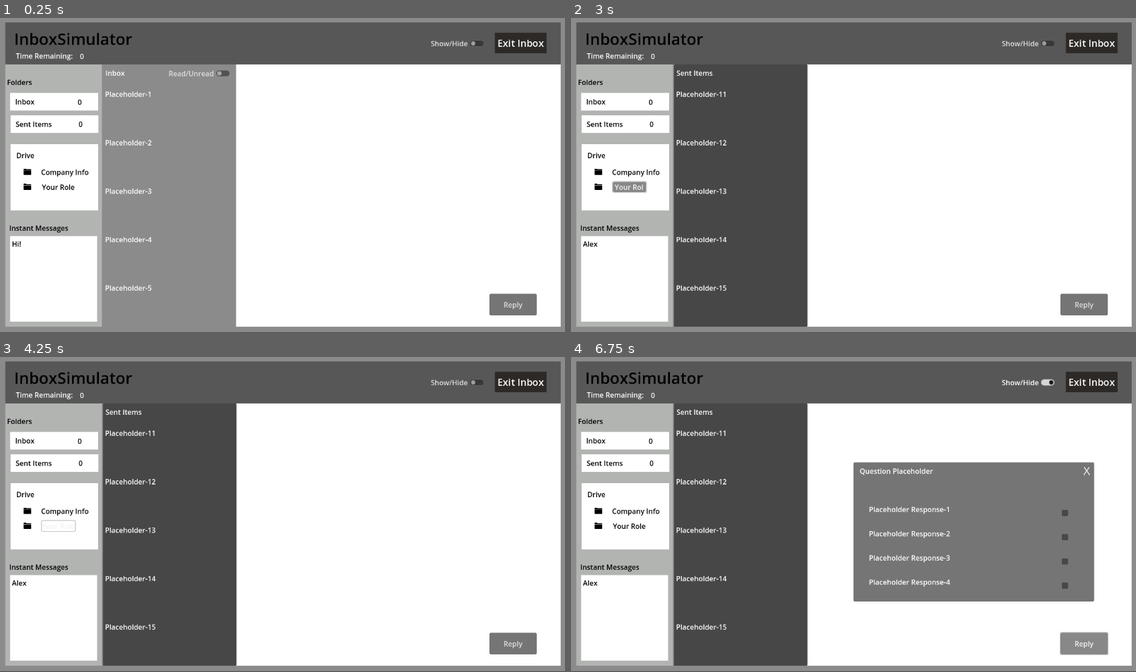
Above: before the commit, frames 1-4 (two rows, left to right).
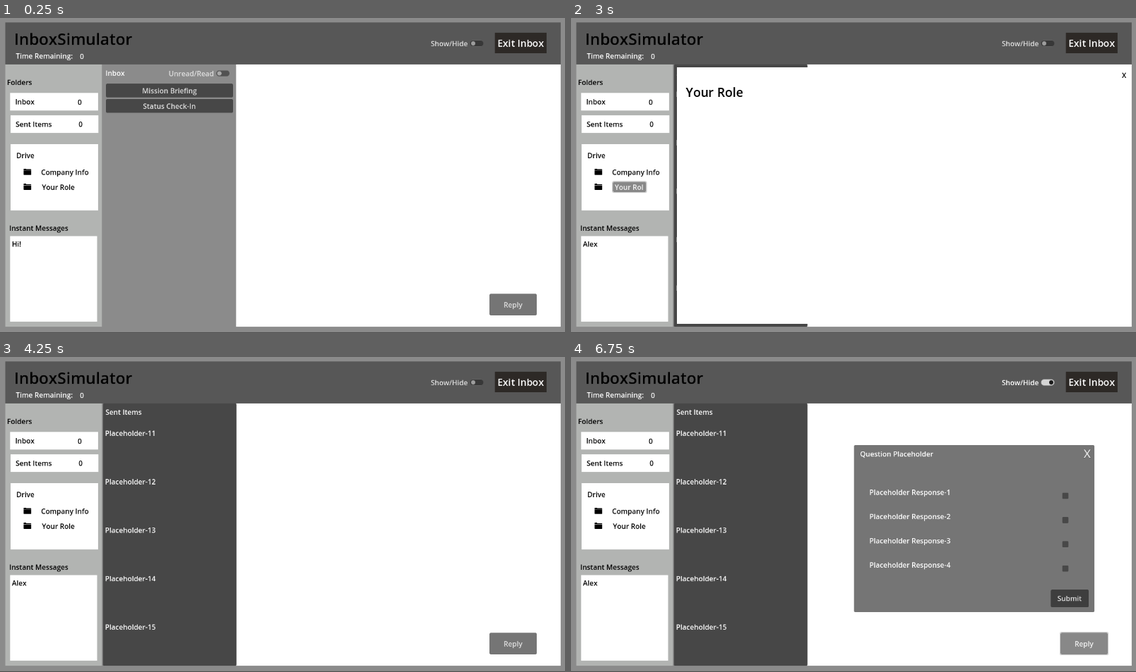
Above: after the commit, the same moments.

Repository: NMurphyGSU/InboxSimulator
Game: Godot game, scene res://inbox.tscn
Same seed, same stepped clock (60 frames per second), same inputs: the game is played once before the commit and once after it. This scene is started directly instead of the project's main scene.
Inputs (mouse positions are in pixels of both pictures, inside the frame that each line leads up to):
- Up to frame 1 (0.25 s): no input
- Up to frame 2 (3 s): click (621, 279) at 0.52 s; type "Alex" at 0.6 s; click "Inbox" at 1.25 s; click "Sent Items" at 2 s; click "Your Role" at 2.75 s
- Up to frame 3 (4.25 s): click (553, 413) at 3.5 s, where only the run after the commit has a clickable "X"
- Up to frame 4 (6.75 s): click "Show/Hide" at 4.25 s; click "Company Info" at 5 s; click "X" at 5.75 s; click "Reply" at 6.5 s

The runs differ from the first frame. In frame 1, 2.3% of the frame differs, in the area x 18-42%, y 16-87%; in frame 2, 19%, in the area x 18-99%, y 15-98%; in frame 3, 0.1%; in frame 4, 5.5%.

Commit message:
Started on the JSON integration. Had to do a lot of research here as I have never used JSON before. Email population has started and it seems to be going well. 5.5 hours today.

Diff:
--- a/inbox-simulator/InboxScene.gd
+++ b/inbox-simulator/InboxScene.gd
@@ -1,23 +1,82 @@
 extends Node2D
 
+var json_path = "res://emails.json" #still need to create the JSON file for the emails, so placeholder
+
+var emails: Array = []
 
 # Called when the node enters the scene tree for the first time.
-func _ready() -> void:
-	$Unread_Messages.visible = false
-	$Read_Messages.visible = true
+func _ready():
+	$Read_Messages.visible = false
+	$Unread_Messages.visible = true
 	$Response.visible = false
 	$Answer.visible = false
-	$Read_Messages.visible = true
-	$Unread_Messages.visible = false
-	$Read_Unread.visible = true
 	$Sent_Items.visible = false
 	$Company_Info.visible = false
+	$Your_Role.visible = false
+
+	#open the file for reading
+	var file = FileAccess.open(json_path, FileAccess.READ) #this will call in the JSON file
+	assert(file.file_exists(json_path), "File path does not exist") #this will probably trigger for now, until placeholder is filled
+
+	#read the content of the json file
+	var json = file.get_as_text()
+	var json_object = JSON.new()
+
+	#parse the JSON file
+	json_object.parse(json)
+
+	#Store the parsed data in the content dictionary
+	emails = json_object.data
+
+	#return emails
+	populate_unread_emails()
+
+	print("Loaded emails:", emails.size())
+	print("Unread VBox children:", $Unread_Messages/Unread_Vbox.get_child_count())
+
+
 	pass # Replace with function body.
-
 
 # Called every frame. 'delta' is the elapsed time since the previous frame.
 func _process(delta: float) -> void:
 	pass
+
+func populate_unread_emails():
+	for email in emails:
+		if email.read == false:
+			var btn = Button.new()
+			btn.text = email.subject
+			btn.connect("pressed", Callable(self, "_on_email_selected").bind(email))
+			$Unread_Messages/Unread_Vbox.add_child(btn)
+
+
+func _on_email_selected(email_data):
+	var full_text = "[b]From:[/b] %s\n[b]Subject:[/b] %s\n\n%s" % [
+		email_data.sender,
+		email_data.subject,
+		email_data.body
+	]
+	$Main_Message/Main_Area.bbcode_text = full_text
+
+	# Only move to Read_Vbox if not already read
+	if not email_data.read:
+		# Create new button in Read_Vbox
+		var read_btn = Button.new()
+		read_btn.text = email_data.subject
+		read_btn.connect("pressed", Callable(self, "_on_email_selected").bind(email_data))
+		$Read_Messages/Read_Vbox.add_child(read_btn)
+
+		# Remove the button from Unread_Vbox
+		for child in $Unread_Messages/Unread_Vbox.get_children():
+			if child.text == email_data.subject:
+				child.queue_free()
+				break
+
+		# Mark email as read
+		email_data.read = true
+
+
+
 
 func _on_exit_button_pressed() -> void:
 	get_tree().quit()
@@ -26,11 +85,11 @@
 
 func _on_read_unread_toggled(toggled_on: bool) -> void:
 	if toggled_on:
+		$Read_Messages.visible = true
+		$Unread_Messages.visible = false
+	else:
+		$Read_Messages.visible = false
 		$Unread_Messages.visible = true
-		$Read_Messages.visible = false
-	else:
-		$Unread_Messages.visible = false
-		$Read_Messages.visible = true
 
 	pass # Replace with function body.
 
@@ -48,15 +107,15 @@
 
 func _on_sent_items_button_pressed() -> void:
 	$Sent_Items.visible = true
+	$Unread_Messages.visible = false
 	$Read_Messages.visible = false
-	$Unread_Messages.visible = false
 	$Read_Unread.visible = false
 	pass # Replace with function body.
 
 
 func _on_inbox_button_pressed() -> void:
-	$Read_Messages.visible = true
-	$Unread_Messages.visible = false
+	$Unread_Messages.visible = true
+	$Read_Messages.visible = false
 	$Read_Unread.visible  = true
 	$Sent_Items.visible = false
 	pass # Replace with function body.
@@ -67,6 +126,23 @@
 	pass # Replace with function body.
 
 
+
 func _on_x_button_pressed() -> void:
 	$Company_Info.visible = false
 	pass # Replace with function body.
+
+
+func _on_x_button_2_pressed() -> void:
+	$Your_Role.visible = false
+	pass # Replace with function body.
+
+
+func _on_your_role_button_pressed() -> void:
+	$Your_Role.visible = true
+	pass # Replace with function body.
+
+
+func _on_submit_button_pressed() -> void: #Put info here for submission of answer into attributes calculation
+	$Response.visible = false
+	#emails.read = true
+	pass # Replace with function body.
--- /dev/null
+++ b/inbox-simulator/emails.json
@@ -0,0 +1,14 @@
+[
+  {
+    "sender": "Commander Grey",
+    "subject": "Mission Briefing",
+    "body": "[b]Your mission:[/b] Retrieve the artifact.\nProceed with caution near Sector 12.",
+    "read": false
+  },
+  {
+    "sender": "Control",
+    "subject": "Status Check-In",
+    "body": "Please confirm your location and status before 0800 hours.",
+    "read": false
+  }
+]
--- a/inbox-simulator/inbox.tscn
+++ b/inbox-simulator/inbox.tscn
@@ -216,7 +216,7 @@
 theme_override_styles/normal = SubResource("StyleBoxEmpty_8aufn")
 text = "Company Info"
 
-[node name="Button" type="Button" parent="Drive_Panel"]
+[node name="Your_Role_Button" type="Button" parent="Drive_Panel"]
 layout_mode = 0
 offset_left = 71.0
 offset_top = 86.0
@@ -256,8 +256,7 @@
 theme_override_colors/font_color = Color(0, 0, 0, 1)
 placeholder_text = "Hi!"
 
-[node name="Read_Messages" type="Control" parent="."]
-visible = false
+[node name="Unread_Messages" type="Control" parent="."]
 layout_mode = 3
 anchors_preset = 0
 offset_left = 233.0
@@ -265,7 +264,8 @@
 offset_right = 536.0
 offset_bottom = 706.0
 
-[node name="Email1" type="RichTextLabel" parent="Read_Messages"]
+[node name="Email1" type="RichTextLabel" parent="Unread_Messages"]
+visible = false
 layout_mode = 0
 offset_left = 5.0
 offset_top = 59.0
@@ -273,7 +273,8 @@
 offset_bottom = 160.0
 text = "Placeholder-1"
 
-[node name="Email2" type="RichTextLabel" parent="Read_Messages"]
+[node name="Email2" type="RichTextLabel" parent="Unread_Messages"]
+visible = false
 layout_mode = 0
 offset_left = 5.0
 offset_top = 169.0
@@ -281,7 +282,8 @@
 offset_bottom = 270.0
 text = "Placeholder-2"
 
-[node name="Email3" type="RichTextLabel" parent="Read_Messages"]
+[node name="Email3" type="RichTextLabel" parent="Unread_Messages"]
+visible = false
 layout_mode = 0
 offset_left = 5.0
 offset_top = 279.0
@@ -289,7 +291,8 @@
 offset_bottom = 380.0
 text = "Placeholder-3"
 
-[node name="Email4" type="RichTextLabel" parent="Read_Messages"]
+[node name="Email4" type="RichTextLabel" parent="Unread_Messages"]
+visible = false
 layout_mode = 0
 offset_left = 5.0
 offset_top = 389.0
@@ -297,7 +300,8 @@
 offset_bottom = 490.0
 text = "Placeholder-4"
 
-[node name="Email5" type="RichTextLabel" parent="Read_Messages"]
+[node name="Email5" type="RichTextLabel" parent="Unread_Messages"]
+visible = false
 layout_mode = 0
 offset_left = 5.0
 offset_top = 499.0
@@ -305,7 +309,14 @@
 offset_bottom = 600.0
 text = "Placeholder-5"
 
-[node name="Inbox_Label" type="Label" parent="Read_Messages"]
+[node name="Unread_Vbox" type="VBoxContainer" parent="Unread_Messages"]
+layout_mode = 0
+offset_left = 7.0
+offset_top = 47.0
+offset_right = 295.0
+offset_bottom = 597.0
+
+[node name="Inbox_Label" type="Label" parent="Unread_Messages"]
 layout_mode = 0
 offset_left = 6.0
 offset_top = 11.0
@@ -313,7 +324,7 @@
 offset_bottom = 34.0
 text = "Inbox"
 
-[node name="Unread_Messages" type="Control" parent="."]
+[node name="Read_Messages" type="Control" parent="."]
 layout_mode = 3
 anchors_preset = 0
 offset_left = 232.0
@@ -321,7 +332,8 @@
 offset_right = 535.0
 offset_bottom = 706.0
 
-[node name="Email6" type="RichTextLabel" parent="Unread_Messages"]
+[node name="Email6" type="RichTextLabel" parent="Read_Messages"]
+visible = false
 layout_mode = 0
 offset_left = 6.0
 offset_top = 55.0
@@ -329,7 +341,8 @@
 offset_bottom = 156.0
 text = "Placeholder-6"
 
-[node name="Email7" type="RichTextLabel" parent="Unread_Messages"]
+[node name="Email7" type="RichTextLabel" parent="Read_Messages"]
+visible = false
 layout_mode = 0
 offset_left = 6.0
 offset_top = 165.0
@@ -337,7 +350,8 @@
 offset_bottom = 266.0
 text = "Placeholder-7"
 
-[node name="Email8" type="RichTextLabel" parent="Unread_Messages"]
+[node name="Email8" type="RichTextLabel" parent="Read_Messages"]
+visible = false
 layout_mode = 0
 offset_left = 6.0
 offset_top = 275.0
@@ -345,7 +359,8 @@
 offset_bottom = 376.0
 text = "Placeholder-8"
 
-[node name="Email9" type="RichTextLabel" parent="Unread_Messages"]
+[node name="Email9" type="RichTextLabel" parent="Read_Messages"]
+visible = false
 layout_mode = 0
 offset_left = 6.0
 offset_top = 385.0
@@ -353,7 +368,8 @@
 offset_bottom = 486.0
 text = "Placeholder-9"
 
-[node name="Email10" type="RichTextLabel" parent="Unread_Messages"]
+[node name="Email10" type="RichTextLabel" parent="Read_Messages"]
+visible = false
 layout_mode = 0
 offset_left = 6.0
 offset_top = 495.0
@@ -361,7 +377,7 @@
 offset_bottom = 596.0
 text = "Placeholder-10"
 
-[node name="Inbox_Label" type="Label" parent="Unread_Messages"]
+[node name="Inbox_Label" type="Label" parent="Read_Messages"]
 layout_mode = 0
 offset_left = 7.0
 offset_top = 7.0
@@ -369,12 +385,19 @@
 offset_bottom = 30.0
 text = "Inbox"
 
+[node name="Read_Vbox" type="VBoxContainer" parent="Read_Messages"]
+layout_mode = 0
+offset_left = 7.0
+offset_top = 47.0
+offset_right = 295.0
+offset_bottom = 597.0
+
 [node name="Read_Unread" type="CheckButton" parent="."]
 offset_left = 376.0
 offset_top = 115.0
 offset_right = 527.0
 offset_bottom = 146.0
-text = "Read/Unread"
+text = "Unread/Read"
 
 [node name="Main_Message" type="Control" parent="."]
 layout_mode = 3
@@ -396,14 +419,14 @@
 offset_top = 1.0
 offset_right = 728.0
 offset_bottom = 493.0
+bbcode_enabled = true
 text = "Show messages from DB here"
 
 [node name="Response" type="Panel" parent="."]
-visible = false
-offset_left = 640.0
-offset_top = 244.0
-offset_right = 1185.0
-offset_bottom = 560.0
+offset_left = 641.0
+offset_top = 205.0
+offset_right = 1186.0
+offset_bottom = 584.0
 
 [node name="Question_Placeholder" type="RichTextLabel" parent="Response"]
 layout_mode = 0
@@ -491,6 +514,14 @@
 theme_override_styles/normal = SubResource("StyleBoxEmpty_4bcak")
 text = "X"
 
+[node name="Submit_Button" type="Button" parent="Response"]
+layout_mode = 0
+offset_left = 446.0
+offset_top = 328.0
+offset_right = 532.0
+offset_bottom = 368.0
+text = "Submit"
+
 [node name="Answer" type="Panel" parent="."]
 visible = false
 offset_left = 640.0
@@ -599,6 +630,7 @@
 text = "X"
 
 [node name="Sent_Items" type="Panel" parent="."]
+visible = false
 offset_left = 233.0
 offset_top = 110.0
 offset_right = 536.0
@@ -653,17 +685,18 @@
 text = "Sent Items"
 
 [node name="Company_Info" type="ColorRect" parent="."]
+visible = false
 offset_left = 233.0
 offset_top = 109.0
 offset_right = 1269.0
 offset_bottom = 706.0
 
-[node name="Heading" type="Label" parent="Company_Info"]
+[node name="Company_Heading" type="Label" parent="Company_Info"]
 layout_mode = 0
 offset_left = 20.0
-offset_top = 14.0
-offset_right = 246.0
-offset_bottom = 64.0
+offset_top = 37.0
+offset_right = 318.0
+offset_bottom = 87.0
 theme_override_colors/font_color = Color(0, 0, 0, 1)
 theme_override_font_sizes/font_size = 28
 text = "Company Information"
@@ -678,12 +711,56 @@
 text = "X"
 flat = true
 
+[node name="Company_Info_Message" type="RichTextLabel" parent="Company_Info"]
+layout_mode = 0
+offset_left = 70.0
+offset_top = 147.0
+offset_right = 974.0
+offset_bottom = 456.0
+text = "Placeholder"
+
+[node name="Your_Role" type="ColorRect" parent="."]
+visible = false
+offset_left = 240.0
+offset_top = 117.0
+offset_right = 1254.0
+offset_bottom = 699.0
+
+[node name="X_Button2" type="Button" parent="Your_Role"]
+layout_mode = 0
+offset_left = 1004.0
+offset_top = 2.0
+offset_right = 1022.0
+offset_bottom = 33.0
+theme_override_colors/font_color = Color(0, 0, 0, 1)
+text = "X"
+flat = true
+
+[node name="Your_Role_Heading" type="Label" parent="Your_Role"]
+offset_left = 20.0
+offset_top = 37.0
+offset_right = 150.0
+offset_bottom = 76.0
+theme_override_colors/font_color = Color(0, 0, 0, 1)
+theme_override_font_sizes/font_size = 28
+text = "Your Role"
+
+[node name="Your_Role_Message" type="RichTextLabel" parent="Your_Role"]
+layout_mode = 0
+offset_left = 70.0
+offset_top = 147.0
+offset_right = 974.0
+offset_bottom = 456.0
+
 [connection signal="pressed" from="Exit_Button" to="." method="_on_exit_button_pressed"]
 [connection signal="pressed" from="Side_Panel/Inbox_Button" to="." method="_on_inbox_button_pressed"]
 [connection signal="pressed" from="Side_Panel/Sent_Items_Button" to="." method="_on_sent_items_button_pressed"]
 [connection signal="pressed" from="Drive_Panel/Company_Info_Button" to="." method="_on_company_info_button_pressed"]
+[connection signal="pressed" from="Drive_Panel/Your_Role_Button" to="." method="_on_your_role_button_pressed"]
 [connection signal="toggled" from="Read_Unread" to="." method="_on_read_unread_toggled"]
 [connection signal="pressed" from="Main_Message/Reply" to="." method="_on_reply_pressed"]
 [connection signal="pressed" from="Response/Close_Button" to="." method="_on_close_button_pressed"]
+[connection signal="pressed" from="Response/Submit_Button" to="." method="_on_submit_button_pressed"]
 [connection signal="pressed" from="Answer/Close_Button" to="." method="_on_close_button_pressed"]
 [connection signal="pressed" from="Company_Info/X_Button" to="." method="_on_x_button_pressed"]
+[connection signal="pressed" from="Your_Role/X_Button2" to="." method="_on_x_button_2_pressed"]
